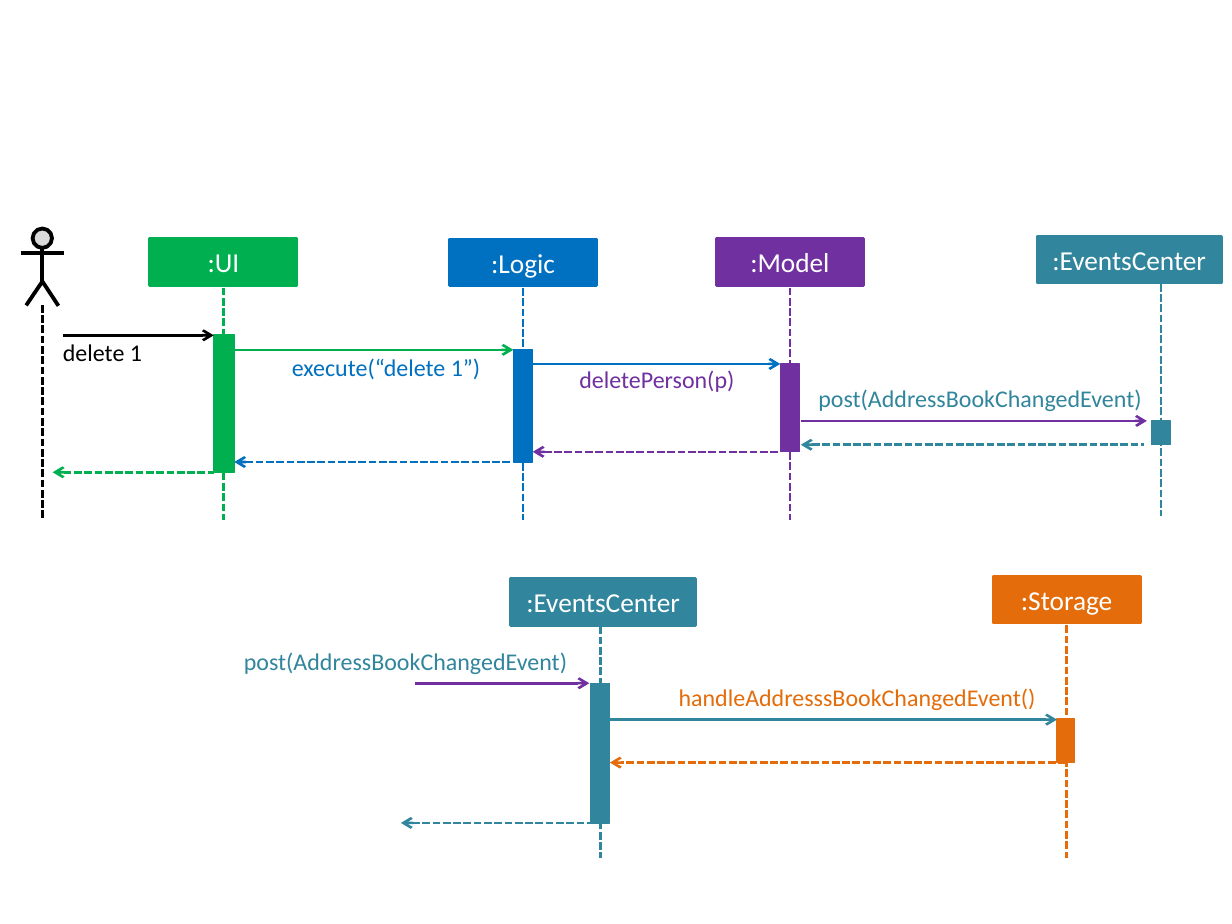
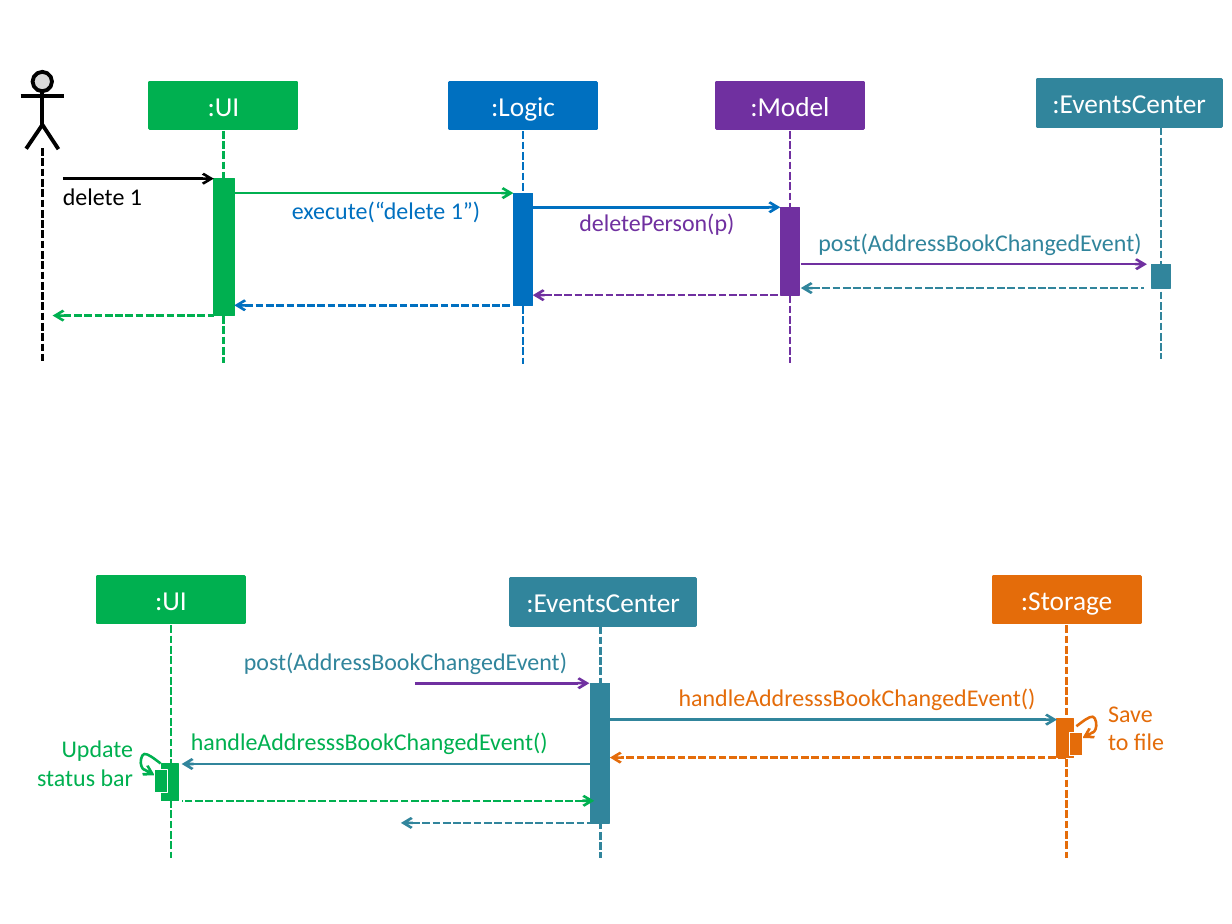
Before and after one commit to se-edu/addressbook-level4, a slide deck: slide 3 of docs/diagrams/Diagrams.pptx. Drawn at 1232x924 pixels with LibreOffice and Linux fonts; fonts in the diff are those of the drawing. Boxes give left, top, right and bottom in pixels: in the first picture for what was removed or moved away, otherwise in the second. Text is boxed around its words. In the diff, an @@ line names an element or a change of style, - is before the commit and + after.

Commit message:
Update DeletePerson SD to show UI update

```diff
--- a/docs/diagrams/Diagrams.pptx
+++ b/docs/diagrams/Diagrams.pptx
@@ 2 rectangles, 1 ellipse moved together from (x1=33, y1=229, x2=864, y2=286) to (x1=33, y1=71, x2=864, y2=128) @@
@@ 8 arrows, 7 lines, 6 rectangles, 4 texts, 1 freeform shape moved together from (x1=21, y1=237, x2=1222, y2=520) to (x1=21, y1=80, x2=1222, y2=363) @@
@@ rectangle added at (x1=97, y1=577, x2=245, y2=623), fill #00B050, outline #00B050 1.5 pt, 16 pt, text #FFFFFF @@
+:UI
@@ line added from (171, 626) to (171, 857), #00B050 1.5 pt dashed @@
@@ rectangle resized from (x1=1057, y1=719, x2=1074, y2=763) to (x1=1057, y1=719, x2=1074, y2=758) @@
@@ freeform shape added at (x1=1073, y1=714, x2=1100, y2=741), outline #E46C0A 1.5 pt @@
@@ text added at (x1=1108, y1=706, x2=1164, y2=750), 14 pt, text #E46C0A @@
+Save
+to file
@@ text added at (x1=37, y1=740, x2=134, y2=786), 14 pt, text #00B050 @@
+Update status bar
@@ text added at (x1=191, y1=732, x2=548, y2=754), 14 pt, text #00B050 @@
+handleAddresssBookChangedEvent()
@@ rectangle added at (x1=1069, y1=733, x2=1083, y2=756), fill #E46C0A, outline #FFFFFF 0.75 pt @@
@@ freeform shape added at (x1=136, y1=751, x2=163, y2=778), outline #00B050 1.5 pt @@
@@ rectangle added at (x1=154, y1=770, x2=168, y2=793), fill #00B050, outline #FFFFFF 0.75 pt @@
@@ rectangle added at (x1=161, y1=764, x2=179, y2=801), fill #00B050, outline #00B050 0.75 pt @@
@@ arrow added from (594, 764) to (182, 764), #31859C 1.5 pt @@
@@ arrow moved from (1066, 763) - (610, 763) to (1066, 758) - (610, 758) @@
@@ arrow added from (182, 801) to (594, 801), #00B050 1.5 pt dashed @@
```
Also in this commit, not shown: 2 other files.
